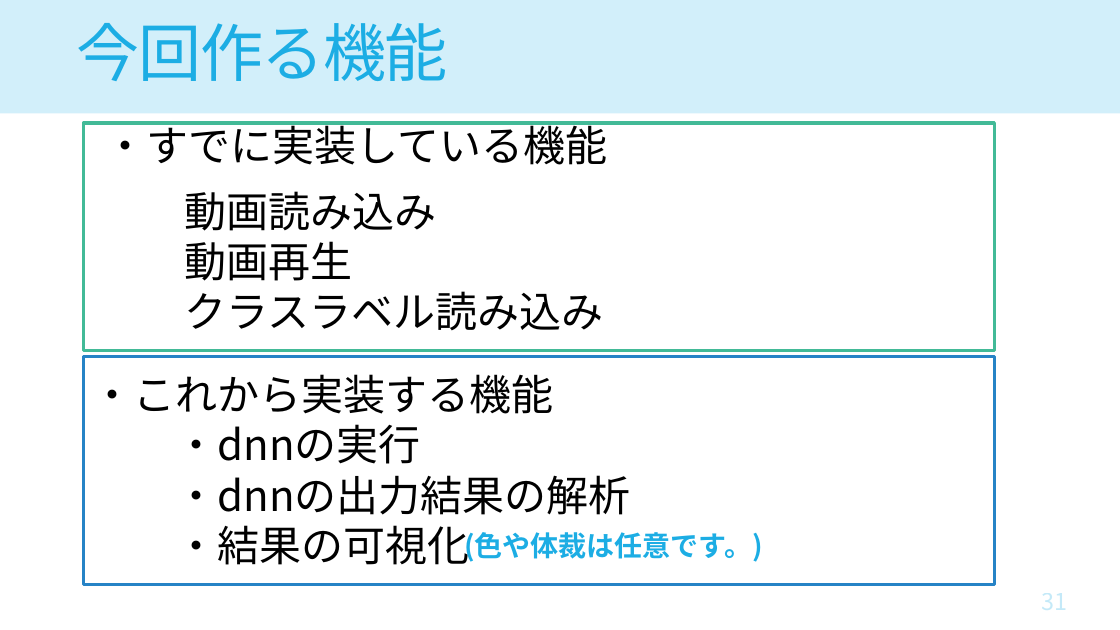
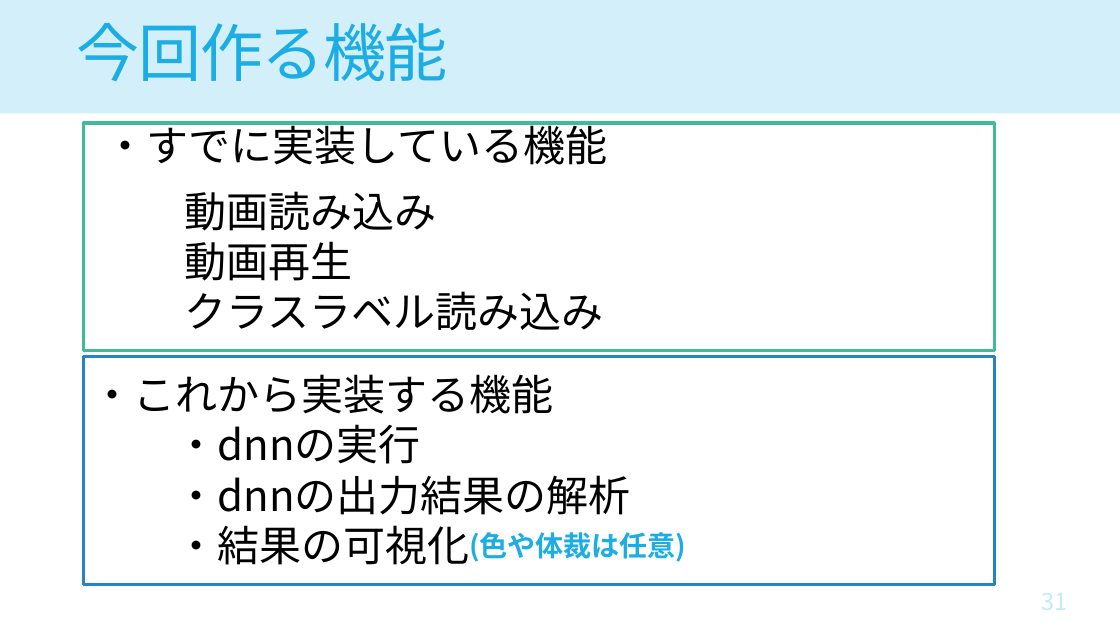
Before and after one commit to houkiboshiComet/Object-Detector-Hands-On, a slide deck: slide 31 of doc/CV_DNN_Hands-On2.pptx. Drawn at 1120x630 pixels with LibreOffice and Linux fonts; fonts in the diff are those of the drawing. Boxes give left, top, right and bottom in pixels: in the first picture for what was removed or moved away, otherwise in the second. Text is boxed around its words. In the diff, an @@ line names an element or a change of style, - is before the commit and + after.

```diff
--- a/doc/CV_DNN_Hands-On2.pptx
+++ b/doc/CV_DNN_Hands-On2.pptx
@@ text at (x1=469, y1=532, x2=686, y2=562): text changed @@
-(色や体裁は任意です。)
+(色や体裁は任意)
```
Also in this commit, not shown: 6 other slides changed, 10 slides added, 30 slides removed, 2 other files.
